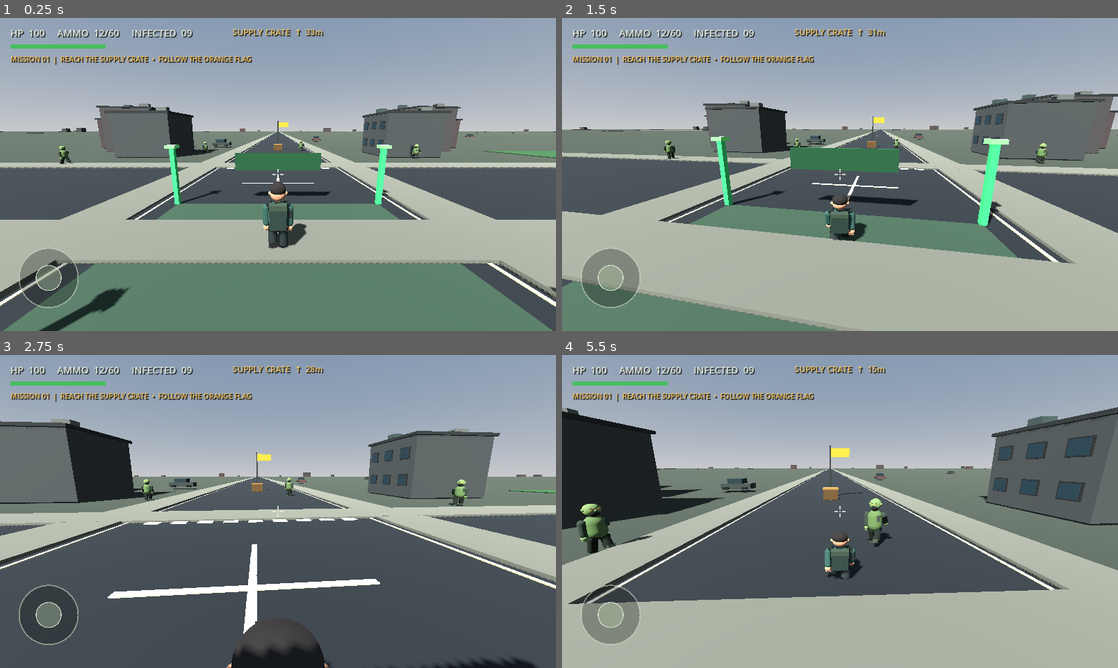
Above: before the commit, frames 1-4 (two rows, left to right).
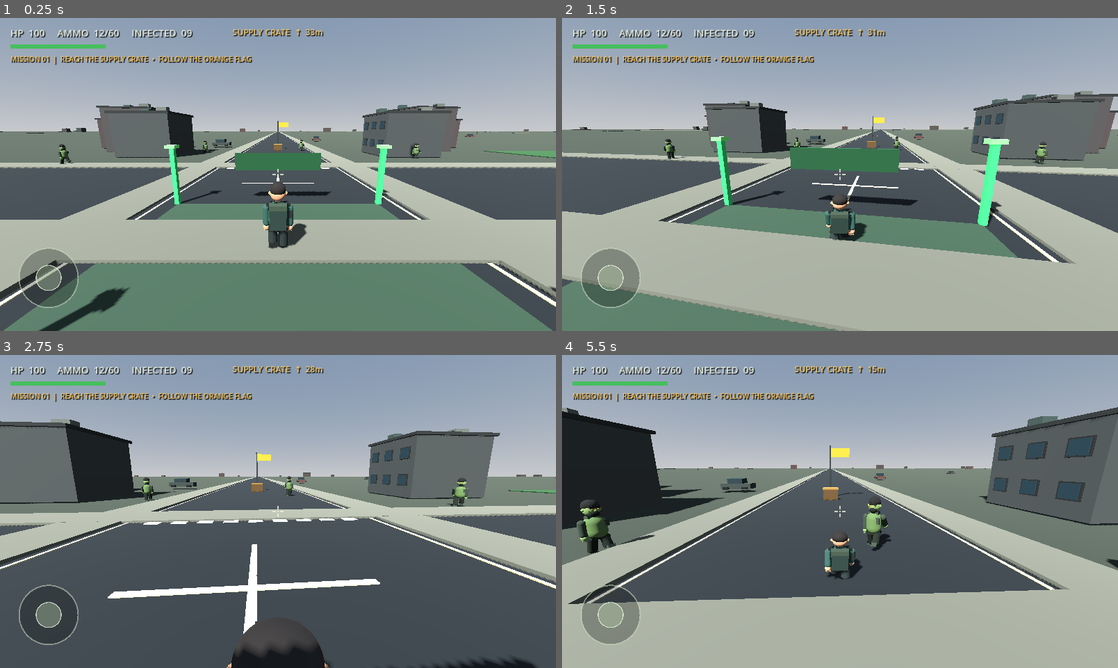
Above: after the commit, the same moments.

Repository: aljunatis40-alt/zombie-world-survivor
Game: Godot game, scene res://scenes/main.tscn
Two runs of this game, one before a commit and one after it. Both use one fixed random seed, a clock stepped at 60 frames per second and the inputs below.
Inputs (mouse positions are in pixels of both pictures, inside the frame that each line leads up to):
- Up to frame 1 (0.25 s): no input
- Up to frame 2 (1.5 s): move the mouse to (867, 174) at 0.52 s; hold W (move_forward) from 0.53 s (still down); tap C (crouch) at 0.6 s; move the mouse to (812, 174) at 1.27 s; click (812, 174) at 1.35 s
- Up to frame 3 (2.75 s): keep holding W (move_forward); move the mouse to (289, 505) at 2.02 s; hold Shift (sprint) from 2.03 s (still down)
- Up to frame 4 (5.5 s): keep holding W (move_forward); move the mouse to (834, 517) at 2.77 s; release Shift (sprint) at 2.78 s; tap C (crouch) at 2.85, 5.1 s; move the mouse to (878, 514) at 3.52 s; click (878, 514) at 3.6 s; move the mouse to (795, 508) at 4.27 s; tap Shift (sprint) at 4.35 s; move the mouse to (845, 511) at 5.02 s

The runs differ from the first frame. In frame 1, less than 0.1% of the frame differs, in the area x 10-76%, y 38-47%; in frame 2, less than 0.1%; in frame 3, less than 0.1%; in frame 4, 0.4%, in the area x 3-100%, y 45-69%.

Commit message:
Sample 13: add zombie facial details and visible fall death animation

Diff:
--- a/scripts/zombie.gd
+++ b/scripts/zombie.gd
@@ -18,6 +18,9 @@
 var animation_clock := 0.0
 var hit_flash := 0.0
 var personal_speed := 1.0
+var is_dead := false
+var death_clock := 0.0
+var death_direction := 1.0
 
 func _ready() -> void:
 	add_to_group("zombies")
@@ -45,12 +48,18 @@
 	_add_box(visual, "TornShirtPatch", Vector3(0.18, 0.24, 0.06), Vector3(-0.20, 0.24, -0.22), torn_clothes)
 	_add_box(visual, "UtilityBelt", Vector3(0.54, 0.12, 0.34), Vector3(0, -0.30, 0), dark)
 	_add_sphere(visual, "Head", 0.235, Vector3(0, 0.78, 0), skin)
+	_add_sphere(visual, "MattedHair", 0.235, Vector3(0, 0.93, 0.025), _material(Color(0.10, 0.095, 0.075)))
+	_add_box(visual, "BrokenFringe", Vector3(0.29, 0.09, 0.12), Vector3(0, 0.89, -0.17), _material(Color(0.075, 0.07, 0.055)))
+	_add_box(visual, "LeftCheekWound", Vector3(0.075, 0.025, 0.018), Vector3(-0.15, 0.70, -0.195), _material(Color(0.22, 0.075, 0.055)))
+	_add_box(visual, "RightCheekScar", Vector3(0.065, 0.018, 0.018), Vector3(0.15, 0.75, -0.195), _material(Color(0.25, 0.12, 0.075)))
 	_add_sphere(visual, "LeftEar", 0.06, Vector3(-0.22, 0.79, 0), skin)
 	_add_sphere(visual, "RightEar", 0.06, Vector3(0.22, 0.79, 0), skin)
 	_add_sphere(visual, "Nose", 0.045, Vector3(0, 0.76, -0.22), skin)
 	_add_sphere(visual, "LeftEyeSocket", 0.043, Vector3(-0.085, 0.82, -0.19), dark)
 	_add_sphere(visual, "RightEyeSocket", 0.043, Vector3(0.085, 0.82, -0.19), dark)
 	_add_sphere(visual, "Jaw", 0.15, Vector3(0, 0.66, -0.10), dark)
+	_add_box(visual, "LowerTeeth", Vector3(0.105, 0.025, 0.025), Vector3(0, 0.655, -0.225), _material(Color(0.72, 0.68, 0.52)))
+	_add_box(visual, "TornCollar", Vector3(0.42, 0.10, 0.22), Vector3(0, 0.52, -0.015), torn_clothes)
 	_add_sphere(visual, "LeftEye", 0.035, Vector3(-0.085, 0.81, -0.205), eye_material)
 	_add_sphere(visual, "RightEye", 0.035, Vector3(0.085, 0.81, -0.205), eye_material)
 	_add_capsule(visual, "Rag", 0.13, 0.44, Vector3(0, 0.27, 0.19), torn_clothes)
@@ -123,6 +132,24 @@
 	return instance
 
 func _physics_process(delta: float) -> void:
+	if is_dead:
+		death_clock += delta
+		velocity.x = move_toward(velocity.x, 0.0, 3.5 * delta)
+		velocity.z = move_toward(velocity.z, 0.0, 3.5 * delta)
+		if not is_on_floor():
+			velocity.y -= 22.0 * delta
+		else:
+			velocity.y = -0.4
+		move_and_slide()
+		visual.rotation.z = lerp_angle(visual.rotation.z, death_direction * 1.32, delta * 2.6)
+		visual.position.y = lerpf(visual.position.y, -0.48, delta * 2.0)
+		left_arm.rotation.z = lerpf(left_arm.rotation.z, -death_direction * 0.85, delta * 2.4)
+		right_arm.rotation.z = lerpf(right_arm.rotation.z, -death_direction * 0.85, delta * 2.4)
+		left_leg.rotation.x = lerpf(left_leg.rotation.x, 0.45, delta * 2.0)
+		right_leg.rotation.x = lerpf(right_leg.rotation.x, -0.35, delta * 2.0)
+		if death_clock >= 2.6:
+			queue_free()
+		return
 	if not is_instance_valid(target):
 		return
 	attack_cooldown = maxf(0.0, attack_cooldown - delta)
@@ -168,5 +195,8 @@
 	hit_received.emit()
 	hit_flash = 0.16
 	if health <= 0:
+		is_dead = true
+		death_direction = -1.0 if global_position.x < target.global_position.x else 1.0
+		collision_layer = 0
+		collision_mask = 0
 		died.emit(self)
-		queue_free()
